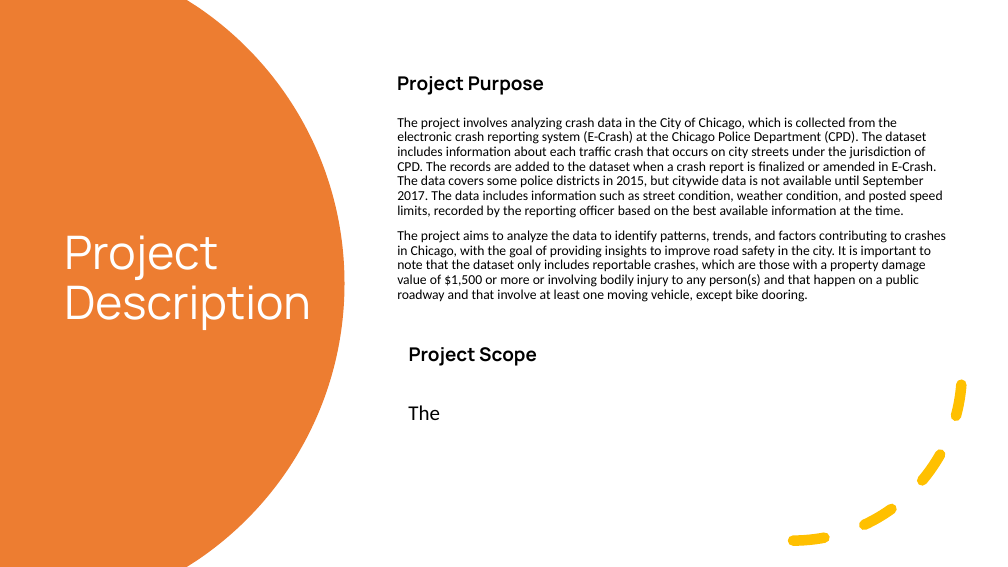
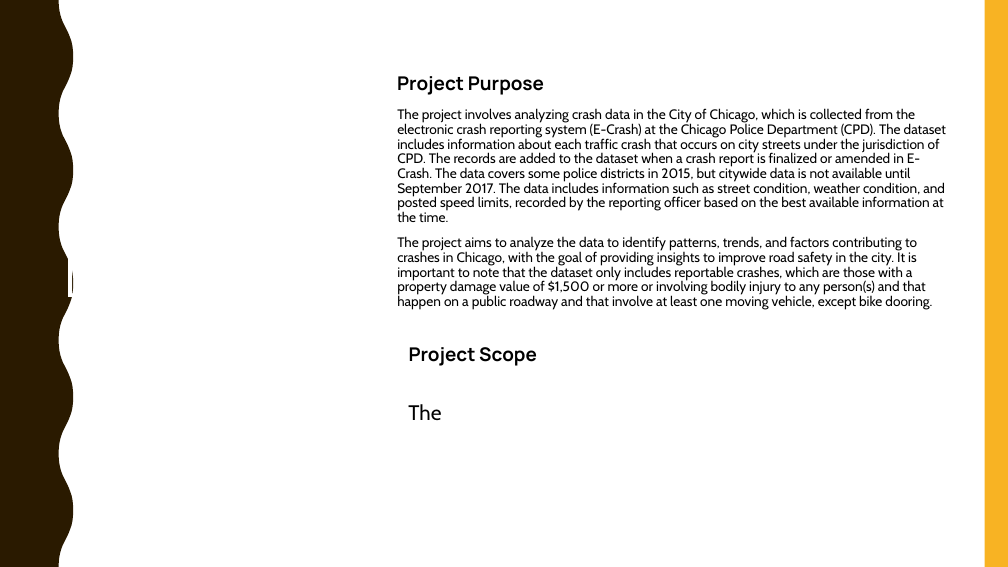
Before and after one commit to SyedFarman/Chicago_Traffic_Crashes, a slide deck: slide 2 of Slides.pptx. Drawn at 1008x567 pixels with LibreOffice and Linux fonts; fonts in the diff are those of the drawing. Boxes give left, top, right and bottom in pixels: in the first picture for what was removed or moved away, otherwise in the second. Text is boxed around its words. In the diff, an @@ line names an element or a change of style, - is before the commit and + after.

```diff
--- a/Slides.pptx
+++ b/Slides.pptx
@@ freeform shape removed at (0,0,345,567) @@
@@ freeform shape added at (0,0,73,567), fill #2A1A00 @@
@@ rectangle added at (985,0,1008,567), fill #F8B323 @@
@@ text "The project involves analyzing crash ..." at (397,108,946,310): font Calibri to Cabin @@
@@ title at (64,189,305,253): text changed; size 44 to 51 pt @@
-Project Description
+PROJECT DESCRIPTION
@@ arc (boxed as its full ellipse) removed at (625,203,963,541) @@
@@ text "The" at (408,404,441,420): font Calibri to Cabin @@
```
Also in this commit, not shown: 4 other slides changed, 2 slides added, 1 slide removed, 2 other files.
